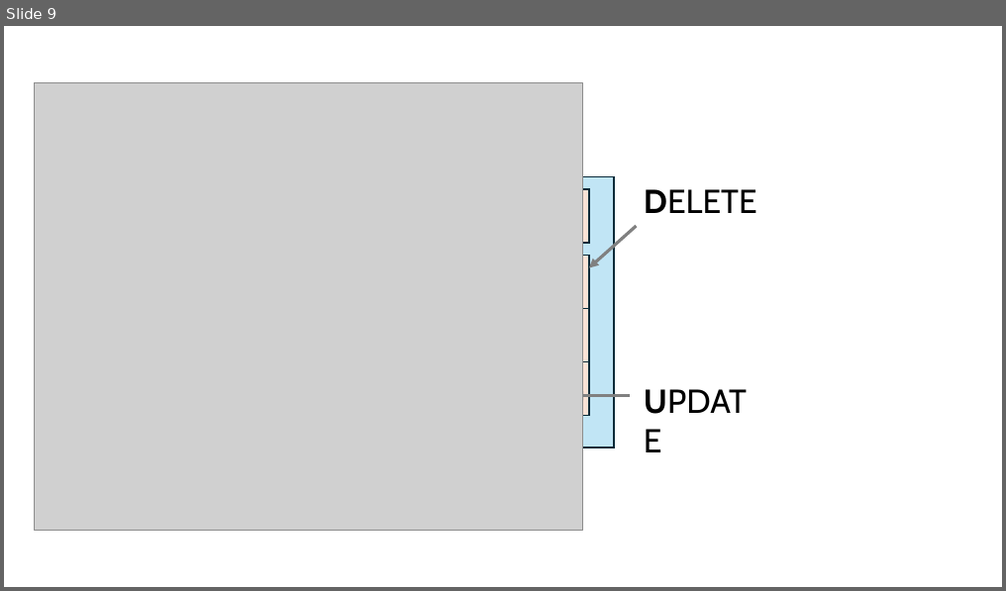
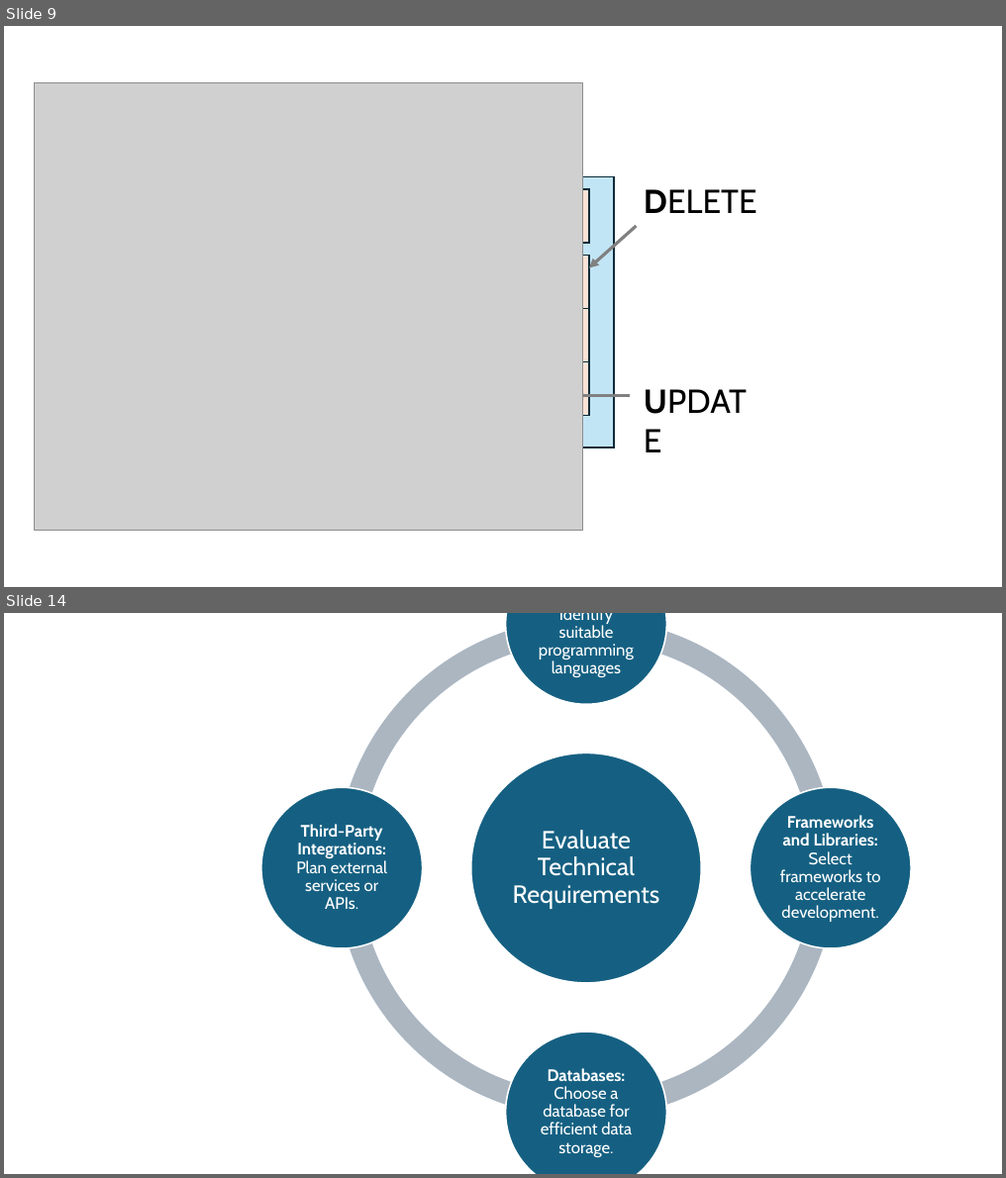
Before and after one commit to stringfestdata/images-for-web-embeds, a slide deck: ppt-staging-for-web-embeds.pptx. Shown one above the other, each under a label of ours: slide 9 before the commit, slides 9 and 14 after it; the slides between them are not shown. The pictures are 1006x591 and 1006x1178 pixels, drawn with LibreOffice and Linux fonts; fonts in the diff are those of the drawing; grey boxes stand for pictures. Boxes give left, top, right and bottom in pixels: in the first picture for what was removed or moved away, otherwise in the second. Text is boxed around its words. In the diff, an @@ line names an element or a change of style, - is before the commit and + after.

```diff
--- a/ppt-staging-for-web-embeds.pptx
+++ b/ppt-staging-for-web-embeds.pptx
@@ slide 14 added at [4,613,1002,1174], background #FFFFFF @@
@@ group added at [261,613,912,1174]: 5 ellipses, 5 texts, 4 arch (boxed as its full ring)s @@
+Evaluate Technical Requirements
+Programming Languages: Identify suitable programming languages
+Frameworks and Libraries: Select frameworks to accelerate development.
+Databases: Choose a database for efficient data storage.
+Third-Party Integrations: Plan external services or APIs.
```
Also in this commit, not shown: 6 other slides added.
